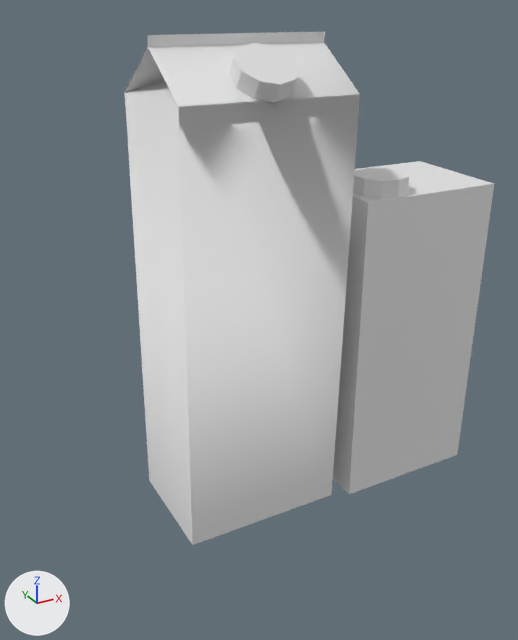
An edit to the FBX model Objects/Juices/Juice.fbx, drawn before and after from the same camera.
Before and after are seen from a 50 mm camera at (-0.17, -0.332, 0.156) aimed at (0.012, 0.0, -0.01). Every picture has the same lights, and +X, +Y and +Z are marked at lower left. Where no turn or scale is listed for an object, it has been applied to the vertices.

The first picture shows 'TescoOrange', 'Tropicana'.
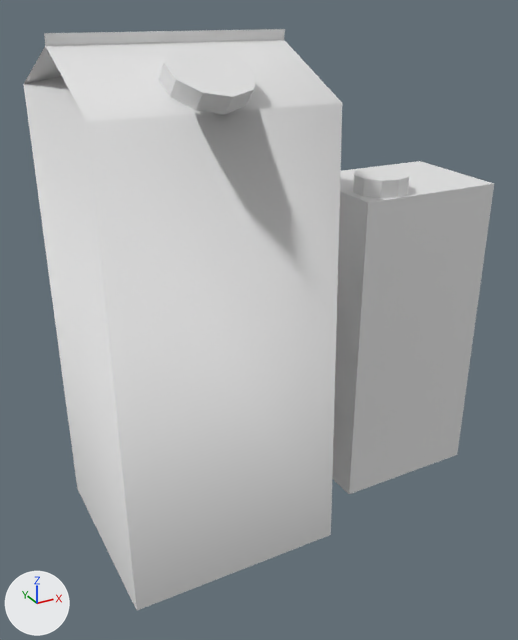
Edits to the scene script, one JSON object a line:
```json
{"op": "set", "path": "ob_tropicana.location", "old": "(0.0, -0.0174, 0.1206)", "new": "(-0.031, -0.0174, 0.1206)"}
{"op": "set", "path": "ob_tropicana.scale", "old": "(0.178, 0.0999, 0.0505)", "new": "(0.225, 0.158, 0.0505)"}
```

Pixel boxes [x1, y1, x2, y2] of what changed, in the pictures (518 x 640 px):
```json
{"object": "Tropicana", "change": "moved, rescaled", "before": [125, 32, 360, 545], "after": [24, 29, 342, 610], "on screen": "35% wider, 13% taller"}
```
